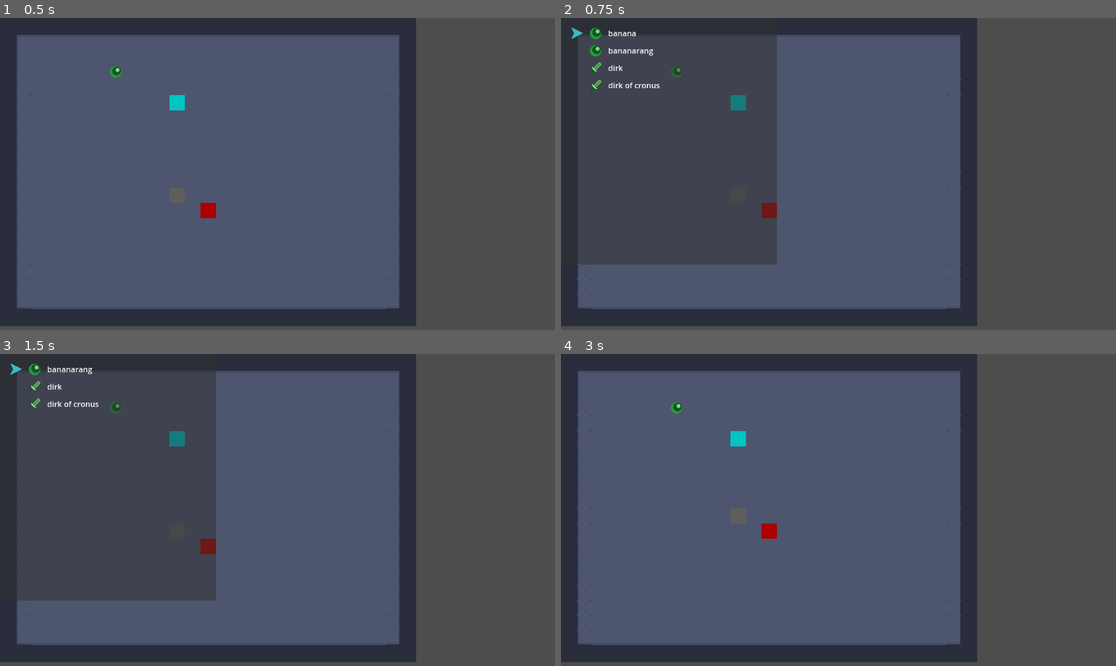
Above: before the commit, frames 1-4 (two rows, left to right).
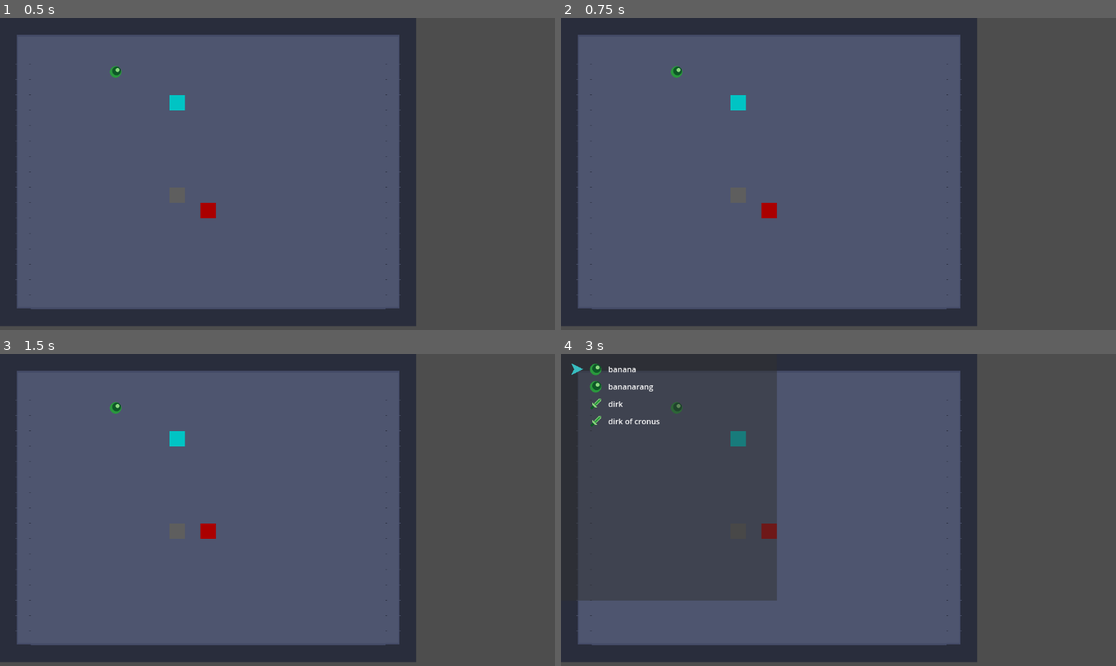
Above: after the commit, the same moments.

Repository: Xaklor/ldjam59
Game: Godot game, scene res://level/main.tscn
Two runs of this game, one before a commit and one after it. Both use one fixed random seed, a clock stepped at 60 frames per second and the inputs below.
Inputs:
- Up to frame 1 (0.5 s): no input
- Up to frame 2 (0.75 s): tap Enter at 0.5 s; hold Z (face_button_right) from 0.53 s (still down)
- Up to frame 3 (1.5 s): tap Space at 1.25 s; release Z (face_button_right) at 1.28 s; hold V (face_button_down) from 1.28 s (still down)
- Up to frame 4 (3 s): tap Enter at 2 s; release V (face_button_down) at 2.03 s; hold Z (face_button_right) 2.03-2.78 s; tap Space at 2.75 s; hold X (face_button_up) from 2.78 s (still down)

Frame 1 is identical in both runs. In frame 2, 26% of the frame differs, in the area x 1-39%, y 3-80%; in frame 3, 26%; in frame 4, 26%.

Commit message:
added player attack mechanics

Diff:
--- a/entities/player.gd
+++ b/entities/player.gd
@@ -46,36 +46,35 @@
 			position.x += tile_map.tile_set.tile_size.x
 			grid_pos.x += 1
 			moved = true
-	if event.is_action_pressed("face_button_up"):
+	if event.is_action_pressed("face_button_left"):
 		ping.emit()
 		acted = true
-	if event.is_action_pressed("face_button_right"):
+	if event.is_action_pressed("face_button_up"):
 		var menu = item_menu.instantiate()
 		menu.items = items
 		main.add_child(menu)
 	if event.is_action_pressed("face_button_down"):
-		var area = [Vector2i(0, 1)]
+		acted = true
+		var area = [Vector2i(1, 0)]
 		var damage = 1
 		for item in items:
 			if item.is_equipped:
 				area = item.attack_area
 				damage = item.attack_damage
 
+		var transform: Transform2D
 		match facing:
 			0:
-				pass
+				transform = Transform2D(Vector2i(1, 0), Vector2i(0, 1), Vector2i(0, 0))
 			1:
-				for idx in area.size():
-					area[idx] = Vector2i(Transform2D(Vector2i(0, 1), Vector2i(-1, 0), Vector2i(0, 0)) * Vector2(area[idx]))
+				transform = Transform2D(Vector2i(0, 1), Vector2i(-1, 0), Vector2i(0, 0))
 			2:
-				for idx in area.size():
-					area[idx] = Vector2i(Transform2D(Vector2i(-1, 0), Vector2i(0, -1), Vector2i(0, 0)) * Vector2(area[idx]))
+				transform = Transform2D(Vector2i(-1, 0), Vector2i(0, -1), Vector2i(0, 0))
 			3:
-				for idx in area.size():
-					area[idx] = Vector2i(Transform2D(Vector2i(0, -1), Vector2i(1, 0), Vector2i(0, 0)) * Vector2(area[idx]))
+				transform = Transform2D(Vector2i(0, -1), Vector2i(1, 0), Vector2i(0, 0))
 
 		for point in area:
-			print("attacking location: " + str(grid_pos + point))
+			point = Vector2i(transform * Vector2(point))
 			for enemy in get_tree().get_nodes_in_group("enemies"):
 				if grid_pos + point == enemy.grid_pos:
 					enemy.take_damage(damage)
--- a/entities/sleepy.gd
+++ b/entities/sleepy.gd
@@ -7,6 +7,7 @@
 
 var asleep: bool = true
 var grid_pos: Vector2i
+var hp = 10
 
 # initialization
 func _ready():
@@ -19,6 +20,9 @@
 
 # take a turn
 func step():
+	if hp <= 0:
+		tile_map.astar.set_point_solid(grid_pos, false)
+		queue_free()
 	# sleepy is strong but passive until pinged
 	if asleep:
 		return
@@ -43,7 +47,8 @@
 
 # called when something causes them to take damage
 func take_damage(amount):
-	pass
+	hp -= amount
+	asleep = false
 
 # called when the player uses a ping
 func on_player_ping():
--- a/entities/stabby.gd
+++ b/entities/stabby.gd
@@ -4,10 +4,12 @@
 @onready var player = main.get_node("player")
 @onready var tile_map: TileMapLayer = get_tree().get_root().get_node("main").get_node("tile_map")
 var grid_pos: Vector2i
+var hp: int
 
 # initialization
 func _ready():
 	grid_pos = tile_map.local_to_map(position)
+	hp = 5
 
 # per-frame processing
 func _process(delta: float):
@@ -15,6 +17,9 @@
 
 # take a turn
 func step():
+	if hp <= 0:
+		tile_map.astar.set_point_solid(grid_pos, false)
+		queue_free()
 	var curr_pos = tile_map.local_to_map(position)
 	var player_pos = tile_map.local_to_map(player.position)
 
@@ -26,7 +31,6 @@
 	tile_map.astar.set_point_solid(grid_pos, false)
 	tile_map.astar.set_point_solid(path[1], true)
 	grid_pos = path[1]
-	print("hee hee hee, I, gobbo stabby, am at location: " + str(grid_pos))
 	position = next_pos
 
 # called when the player is in range and this enemy wants to attack them
@@ -35,7 +39,7 @@
 
 # called when something causes this to take damage
 func take_damage(amount):
-	print("ow!")
+	hp -= amount
 
 # called when the player uses a ping
 func on_player_ping():
--- a/ui/item_menu.gd
+++ b/ui/item_menu.gd
@@ -45,6 +45,6 @@
 				slot_num -= 1
 				$selector.position.y -= 36
 
-	if event.is_action_pressed("face_button_right"):
+	if event.is_action_pressed("face_button_up"):
 		queue_free()
 	get_viewport().set_input_as_handled()
